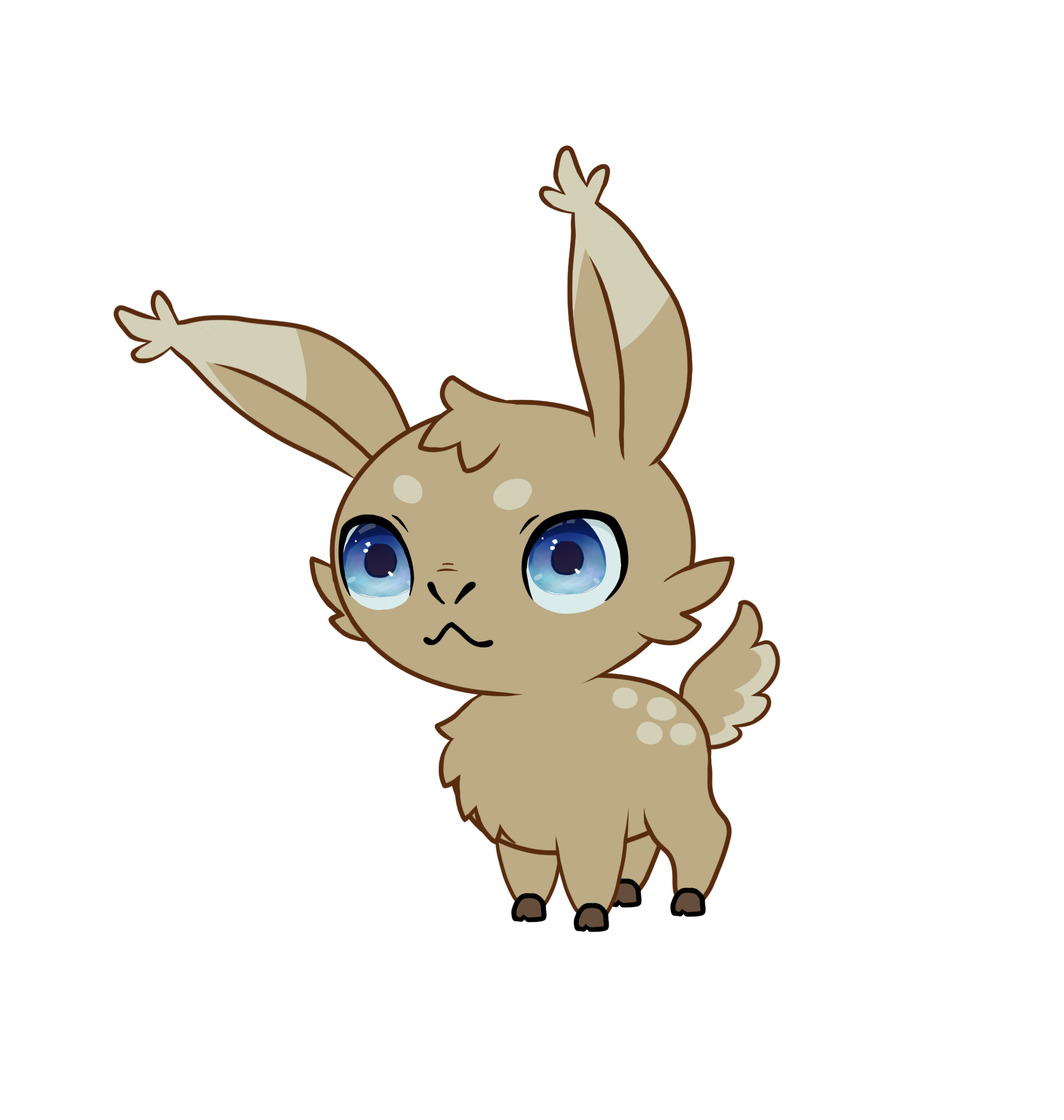
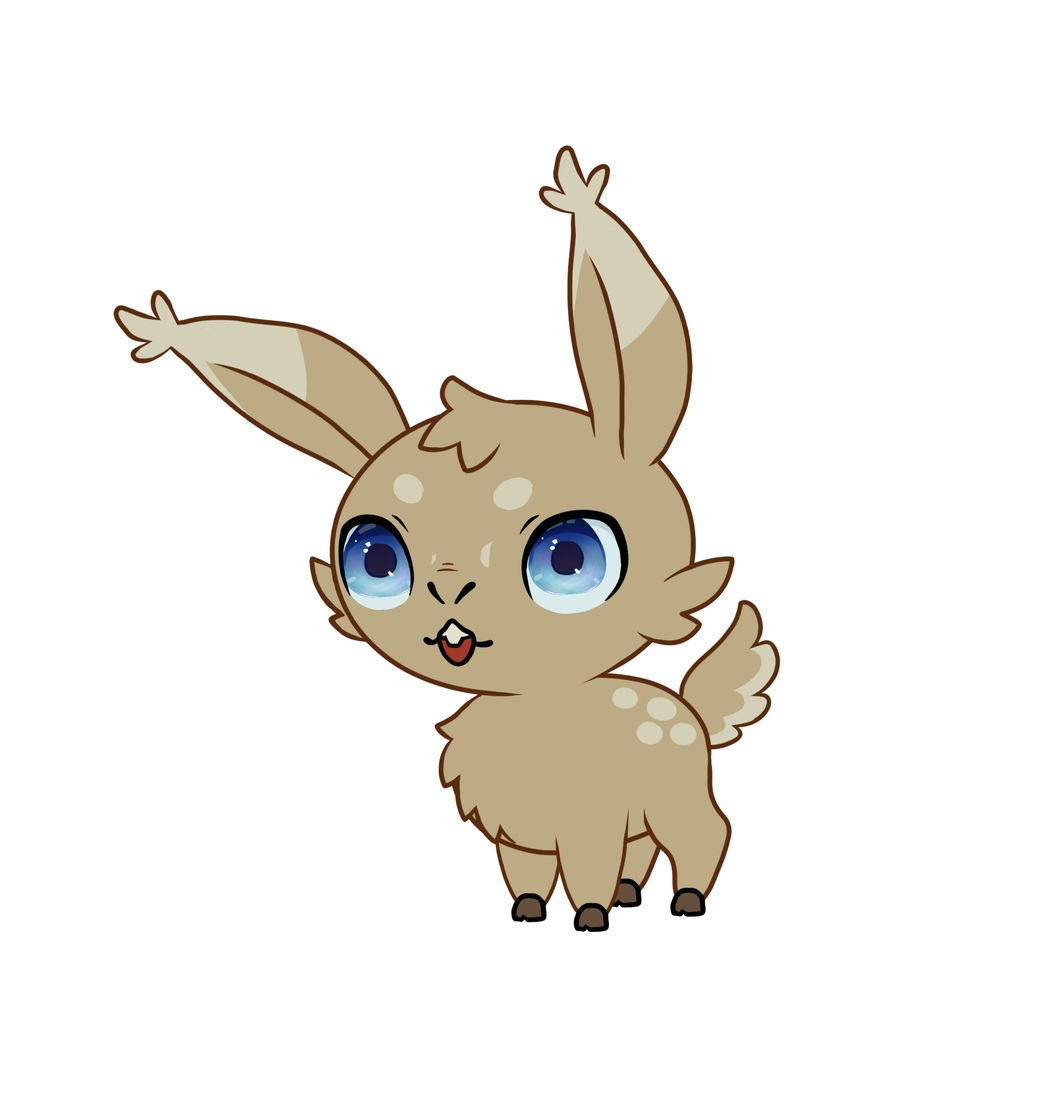
Layer changes from the first 1064 × 1120 image to the second:
showed "MOUTH_OPEN" over [435, 617, 477, 667]
showed "MOUTH_ANGRY" over [439, 632, 470, 652]
showed "EYES_ANGRY" over [431, 540, 606, 605]
showed "EYES_HAPPY" over [395, 473, 534, 568]
